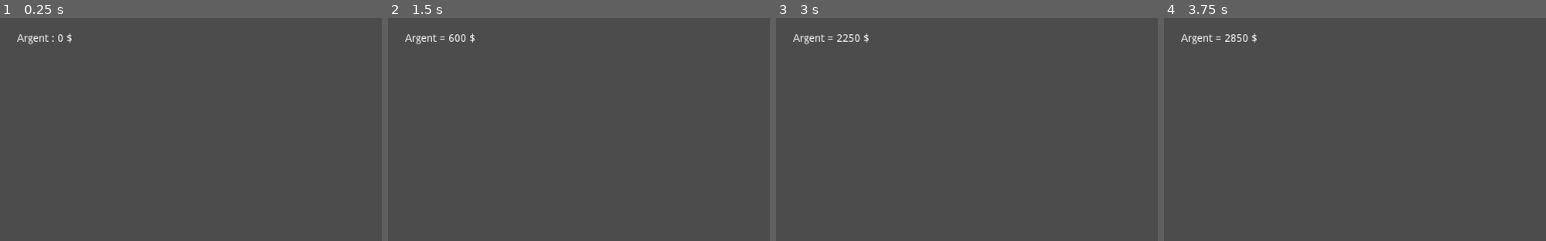
Above: before the commit, frames 1-4 (left to right).
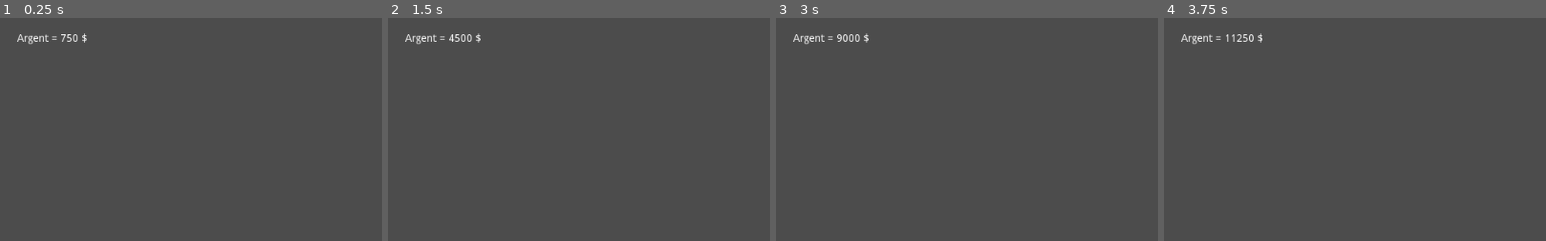
Above: after the commit, the same moments.

Repository: Nellousan/JAM-FEB-2022
Game: Godot game, scene res://scenes/main/main.tscn
Two runs of this game, one before a commit and one after it. Both use one fixed random seed, a clock stepped at 60 frames per second and the inputs below.
Inputs:
- Up to frame 1 (0.25 s): no input
- Up to frame 2 (1.5 s): tap Enter at 0.5 s; tap Space at 1.25 s; hold Left (ui_left) from 1.28 s (still down)
- Up to frame 3 (3 s): tap Enter at 2 s; release Left (ui_left) at 2.03 s; tap Space at 2.75 s
- Up to frame 4 (3.75 s): tap Enter at 3.5 s; hold Left (ui_left) from 3.53 s (still down)
The pictures show only the part of the screen within x 0-50%, y 0-50%; the shares and areas given below are measured in that part.

The runs differ from the first frame. In frame 1, 0.2% of the frame differs, in the area x 13-23%, y 6-12%; in frame 2, 0.1%; in frame 3, less than 0.1%; in frame 4, 0.2%, in the area x 16-26%, y 6-12%.

Commit message:
[+] Gold.gd script and timer

Diff:
--- /dev/null
+++ b/scenes/main/Gold.gd
@@ -0,0 +1,14 @@
+extends Label
+
+var gold = 0
+
+func _ready():
+	pass # Replace with function body.
+
+func earn_money(amount):
+	gold += amount
+	var text = "Argent = " + String(gold) + " $"
+	set_text(text)
+
+func _process(_delta):
+	earn_money(50)
--- a/scenes/main/main.gd
+++ b/scenes/main/main.gd
@@ -1,17 +1,10 @@
 extends Node2D
 
-var gold = 0
-onready var gold_label = $Gold
+onready var timer = $Timer
 
 func _ready():
 	pass
 
-func earn_money(amount):
-	gold += amount
-	var text = "Argent = " + String(gold) + " $"
-	gold_label.set_text(text)
-
-
-func _physics_process(delta):
+func _physics_process(_delta):
 	if Input.get_action_strength("ui_left"):
-		earn_money(50)
+		print(timer)
--- a/scenes/main/main.tscn
+++ b/scenes/main/main.tscn
@@ -1,9 +1,12 @@
-[gd_scene load_steps=2 format=2]
+[gd_scene load_steps=3 format=2]
 
 [ext_resource path="res://scenes/main/main.gd" type="Script" id=1]
+[ext_resource path="res://scenes/main/Gold.gd" type="Script" id=2]
 
 [node name="main" type="Node2D"]
 script = ExtResource( 1 )
+
+[node name="Timer" type="Timer" parent="."]
 
 [node name="Gold" type="Label" parent="."]
 margin_left = 23.0
@@ -11,6 +14,7 @@
 margin_right = 182.0
 margin_bottom = 35.0
 text = "Argent : 0 $"
+script = ExtResource( 2 )
 __meta__ = {
 "_edit_use_anchors_": false
 }
